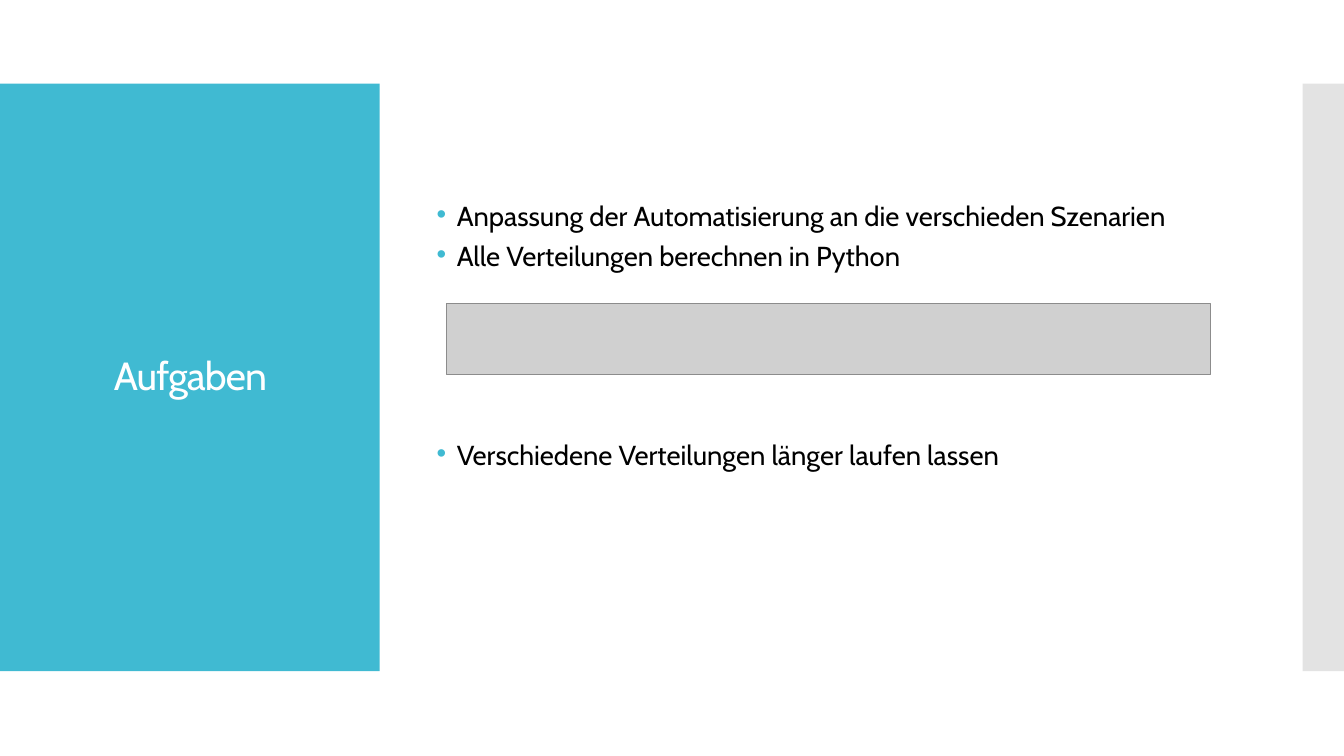
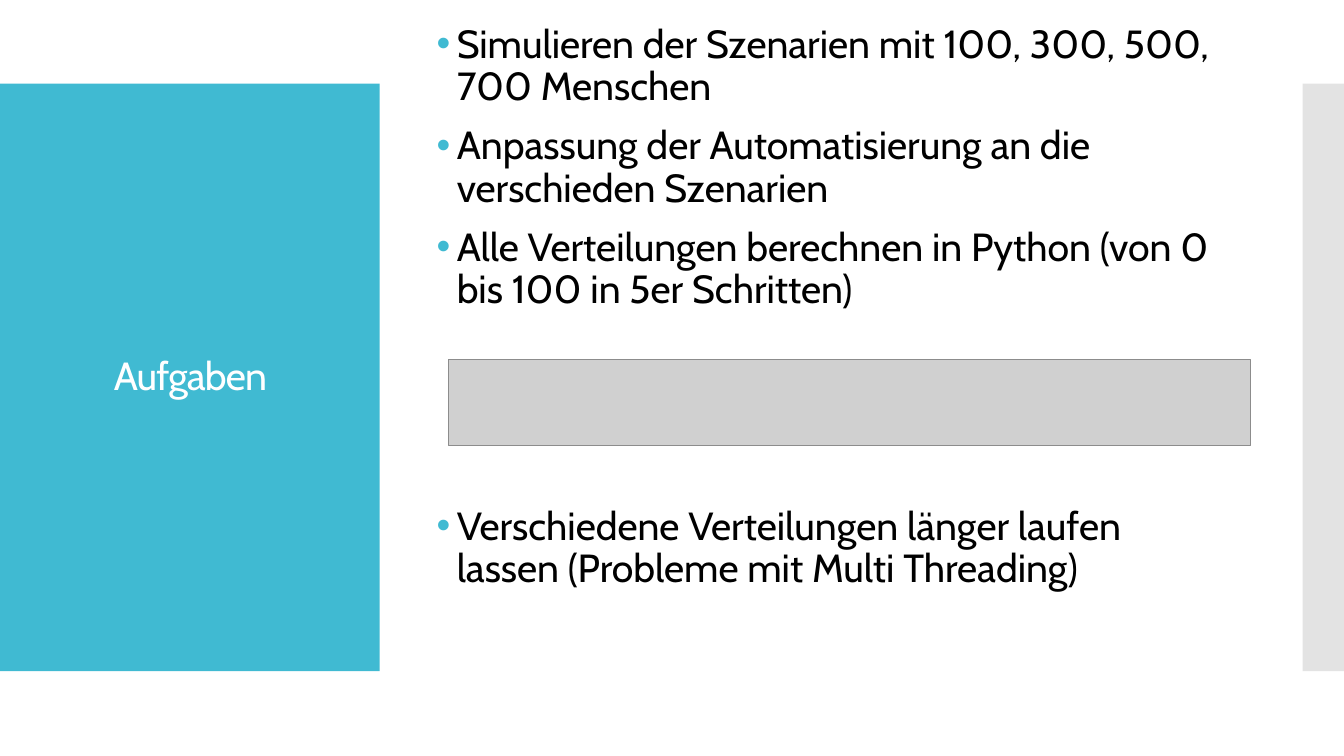
Before and after one commit to Datagroup-ModSim/ModSim17-data-generation-filters, a slide deck: slide 15 of presentations/Sprint 2/Rebecca_Do_Julian_Lisa+Anita.pptx (slide 14 before the commit). Drawn at 1344x756 pixels with LibreOffice and Linux fonts; fonts in the diff are those of the drawing; grey boxes stand for pictures. Boxes give left, top, right and bottom in pixels: in the first picture for what was removed or moved away, otherwise in the second. Text is boxed around its words. In the diff, an @@ line names an element or a change of style, - is before the commit and + after.

```diff
--- a/presentations/Sprint 2/Rebecca_Do_Julian_Lisa+Anita.pptx
+++ b/presentations/Sprint 2/Rebecca_Do_Julian_Lisa+Anita.pptx
@@ text "Simulieren der Szenarien mit 100, ..." at (457,28,1209,592): vertical alignment middle to top @@
@@ text at (457,28,1209,101): paragraph added @@
+• Simulieren der Szenarien mit 100, 300, 500, 700 Menschen
@@ text at (457,129,1090,203): size 19.6 to 28 pt in "Anpassung der Automatisierung an die verschieden Szenarien"; line spacing 0.7 to 0.9 @@
@@ text at (457,231,1208,592): text changed; size 19.6 to 28 pt @@
-• Alle Verteilungen berechnen in Python
-• Verschiedene Verteilungen länger laufen lassen
+• Alle Verteilungen berechnen in Python (von 0 bis 100 in 5er Schritten)
+• Verschiedene Verteilungen länger laufen lassen (Probleme mit Multi Threading)
@@ picture: place and size @@
-picture at (447,304,1210,375)
+picture at (449,360,1251,446)
```
Also in this commit, not shown: 2 other slides changed, 3 slides added, 2 slides removed, 2 other files.
